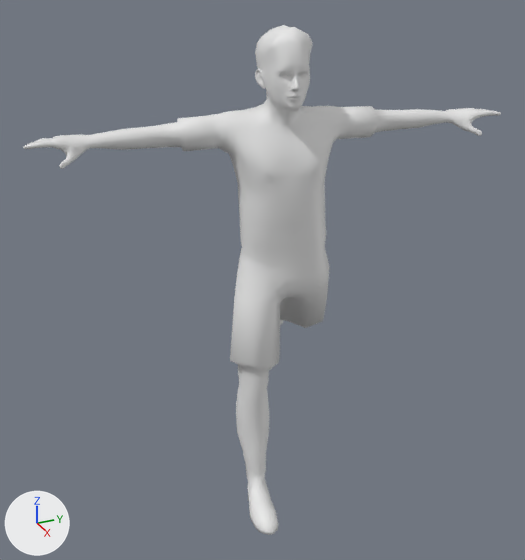
A saved change to the OBJ model res/playerAnim/player_000033.obj.
Camera for both pictures: a 50 mm lens placed at (11.22, -5.37, 5.58), pointed at (-0.49, -0.1, -0.28). The lights are fixed; the arrows at lower left show +X, +Y and +Z. Where no turn or scale is listed for an object, it has been applied to the vertices.

Objects in the first picture: 'soccerplayer_mesh'.
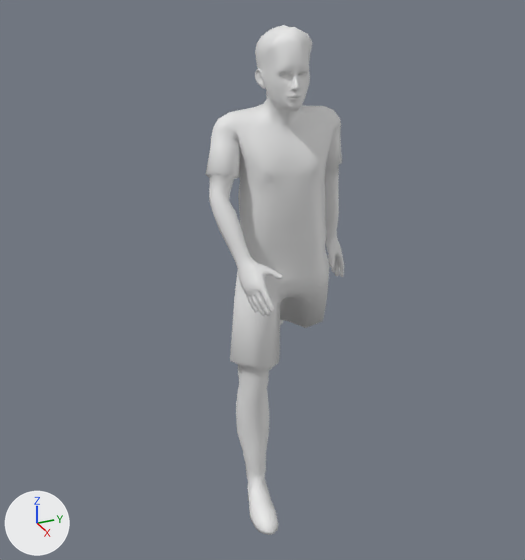
Where the change shows, as pixel boxes [x1, y1, x2, y2] in the pictures (525 x 560 px; the box of a moved part takes in the faces that stretch with it):
'soccerplayer_mesh', reshaped (71% narrower): before [23, 25, 501, 535]; after [205, 25, 344, 535]
part 1 of me_soccerplayer_mesh, moved or reshaped: before [23, 25, 501, 203]; after [205, 25, 344, 316]

The change, as a diff of the scene's bpy script:
```diff
--- a/res/playerAnim/player_000033.obj.py
+++ b/res/playerAnim/player_000033.obj.py
@@ me_soccerplayer_mesh @@
 # used by ob_soccerplayer_mesh; location = (0.0, 0.0, 0.0)
-me_soccerplayer_mesh.from_pydata(...)  # 2430 vertices, 4792 faces; spans x -3.43..2.13, y -4.19..4.16, z -4.23..4.46
+me_soccerplayer_mesh.from_pydata(...)  # 2430 vertices, 4792 faces; spans x -3.43..2.13, y -1.43..1.65, z -4.23..4.46
+# me_soccerplayer_mesh part 1: 1796 of 2430 vertices moved; they spanned x -0.62..0.93, y -4.19..4.16, z 1.85..4.46 and now span x -0.51..1.75, y -1.43..1.49, z -0.37..4.46; mean shift (0.23, 0.09, -1.26); largest move (-0.39, -4.18, 2.79) -> (1.63, -0.95, 0.12)
```
